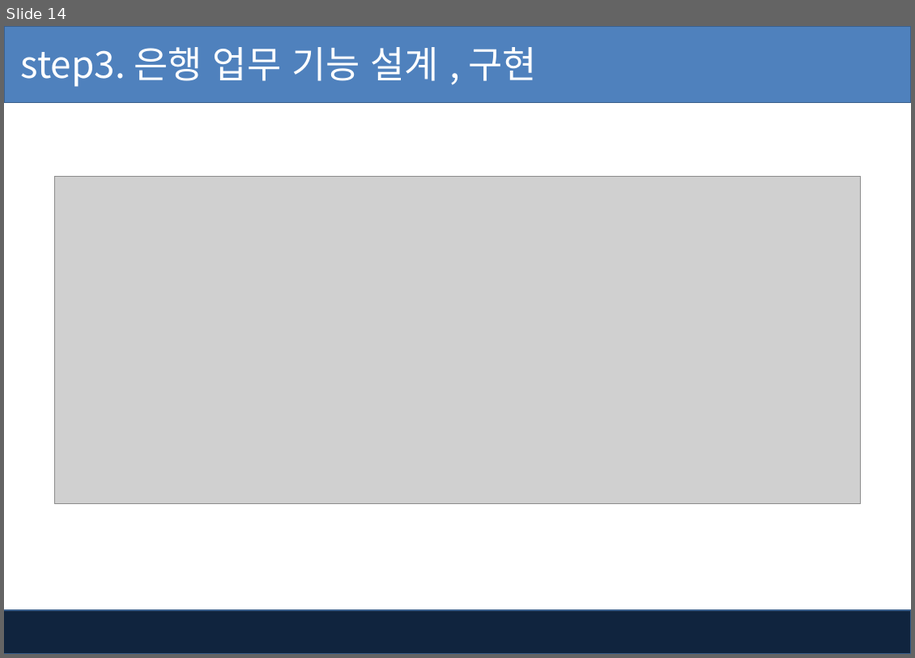
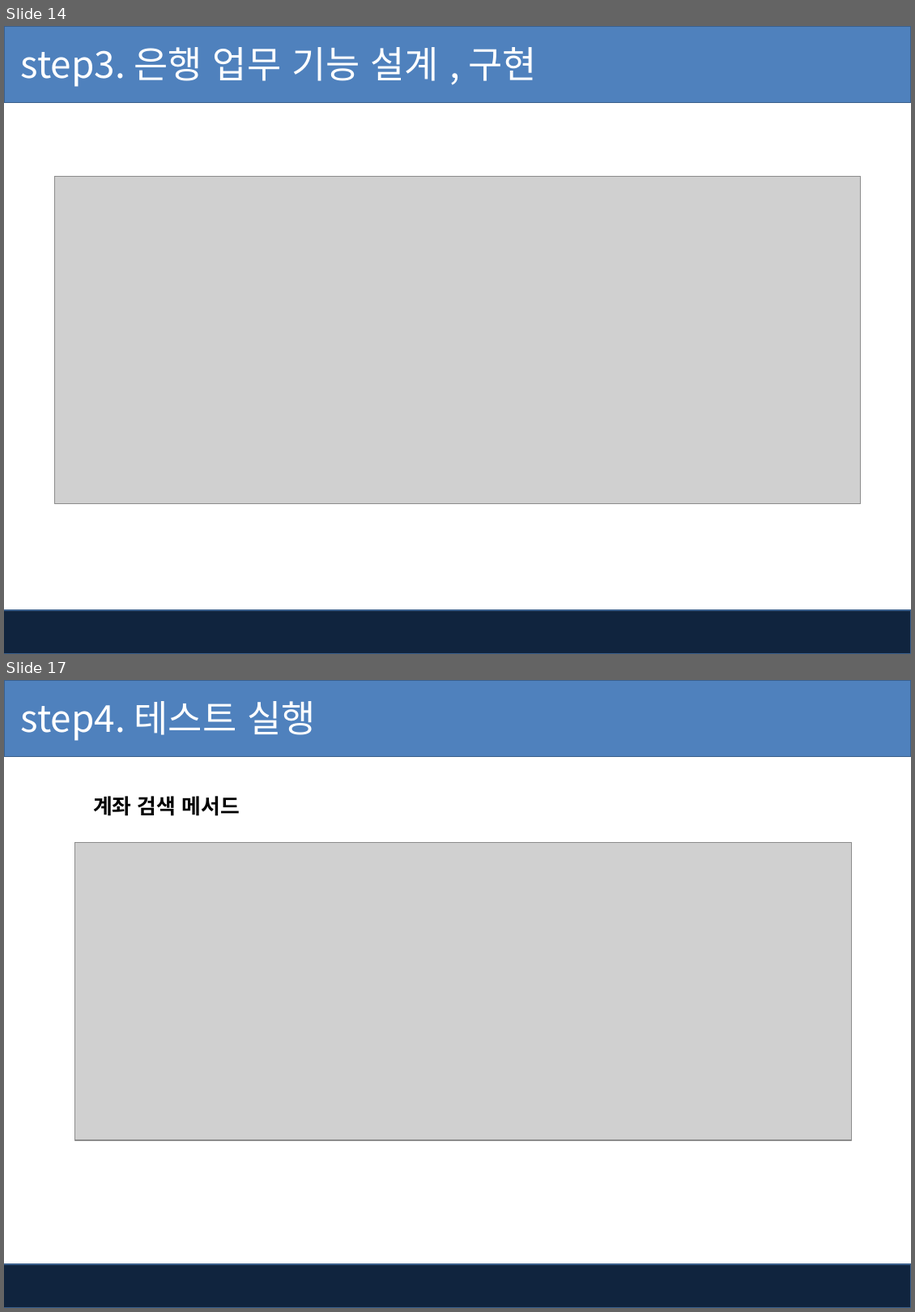
Before and after one commit to pshho/ngreen_project, a slide deck: javaWorks/자료/java_ppt/은행업무 프로젝트(banking).pptx. Shown one above the other, each under a label of ours: slide 14 before the commit, slides 14 and 17 after it; the slides between them are not shown. The pictures are 915x658 and 915x1312 pixels, drawn with LibreOffice and Linux fonts; fonts in the diff are those of the drawing; grey boxes stand for pictures; background and template pictures are left out. Boxes give left, top, right and bottom in pixels: in the first picture for what was removed or moved away, otherwise in the second. Text is boxed around its words. In the diff, an @@ line names an element or a change of style, - is before the commit and + after.

```diff
--- a/javaWorks/자료/java_ppt/은행업무 프로젝트(banking).pptx
+++ b/javaWorks/자료/java_ppt/은행업무 프로젝트(banking).pptx
@@ slide 17 added at [4,680,911,1308], background #FFFFFF; not listed: 2 template elements that a slide beside it also shows @@
@@ title added at [21,701,316,741], 32 pt, text #FFFFFF @@
+step4. 테스트 실행
@@ text added at [93,796,240,816], 18 pt, text #000000, bold @@
+계좌 검색 메서드
@@ picture added at [75,843,853,1141] @@
```
Also in this commit, not shown: 1 slide changed, 5 other slides added, 48 other files.
